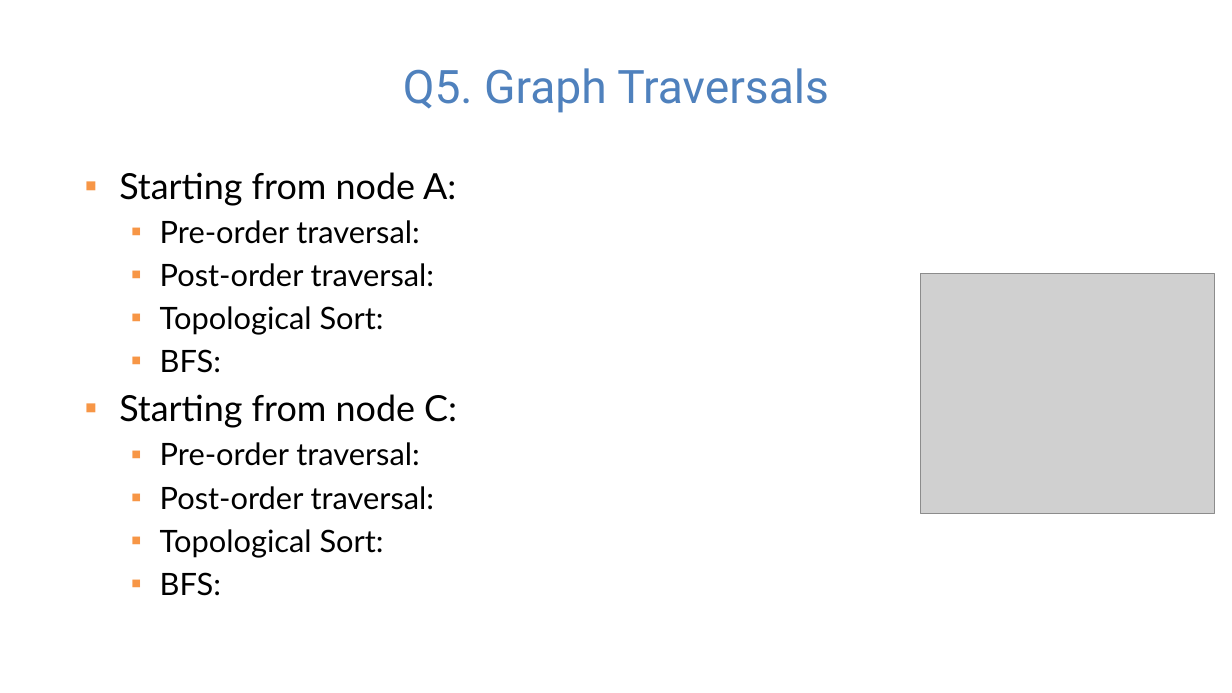
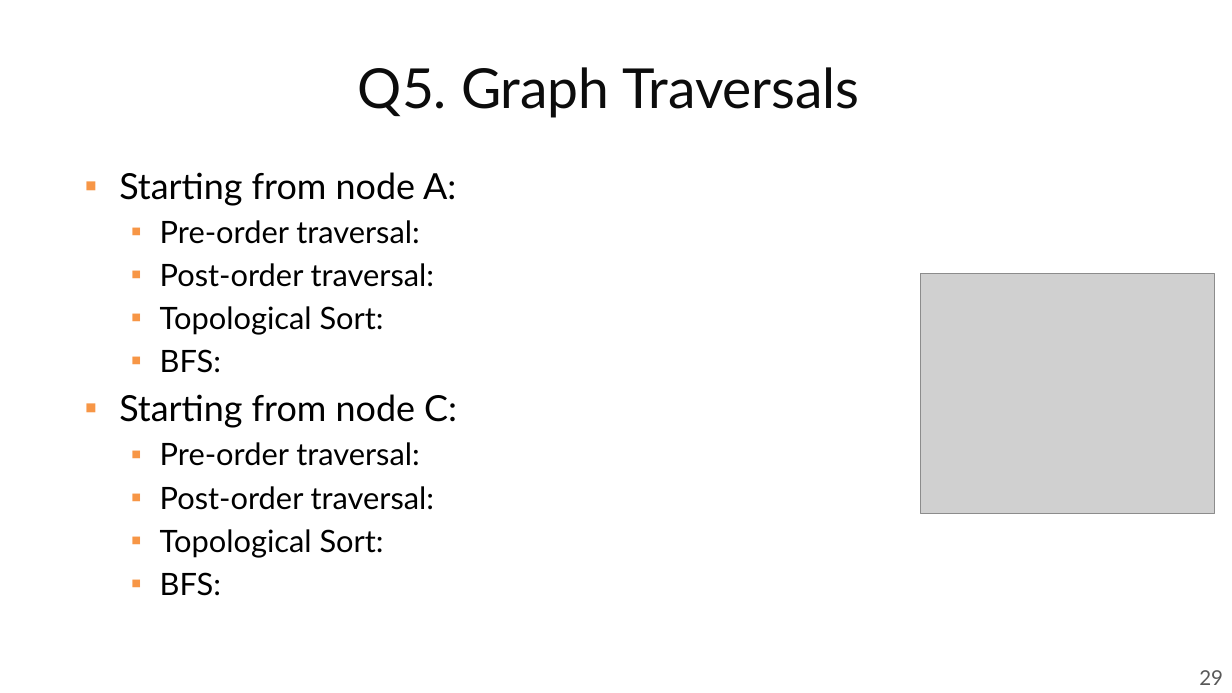
Before and after one commit to guhofstra/CSC111Fa25, a slide deck: slide 29 of PPTs/Lecture 12-graphs Exercises ANS.pptx. Drawn at 1232x693 pixels with LibreOffice and Linux fonts; fonts in the diff are those of the drawing; grey boxes stand for pictures. Boxes give left, top, right and bottom in pixels: in the first picture for what was removed or moved away, otherwise in the second. Text is boxed around its words. In the diff, an @@ line names an element or a change of style, - is before the commit and + after.

```diff
--- a/PPTs/Lecture 12-graphs Exercises ANS.pptx
+++ b/PPTs/Lecture 12-graphs Exercises ANS.pptx
@@ text "Q5. Graph Traversals": place and size @@
-text "Q5. Graph Traversals" at <box>403,68,829,113</box>
+text "Q5. Graph Traversals" at <box>358,67,860,118</box>
@@ text "Q5. Graph Traversals" at <box>358,67,860,118</box>: size 36 to 43 pt, font Roboto to Lato, text colour #4F81BD to #0C0C0C @@
@@ page number added at <box>1199,670,1223,685</box>, 16 pt, text #595959 @@
+29
```
Also in this commit, not shown: 26 other slides changed, 12 slides added, 6 other files.
